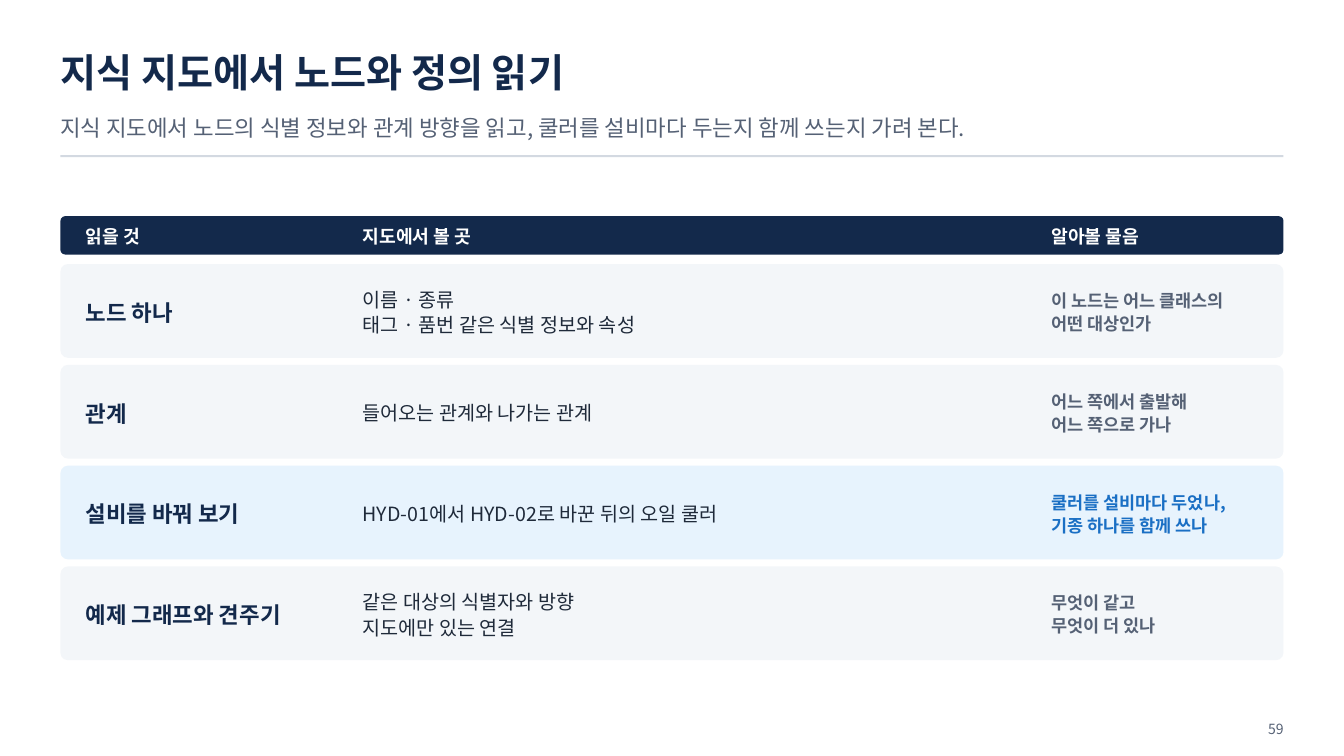
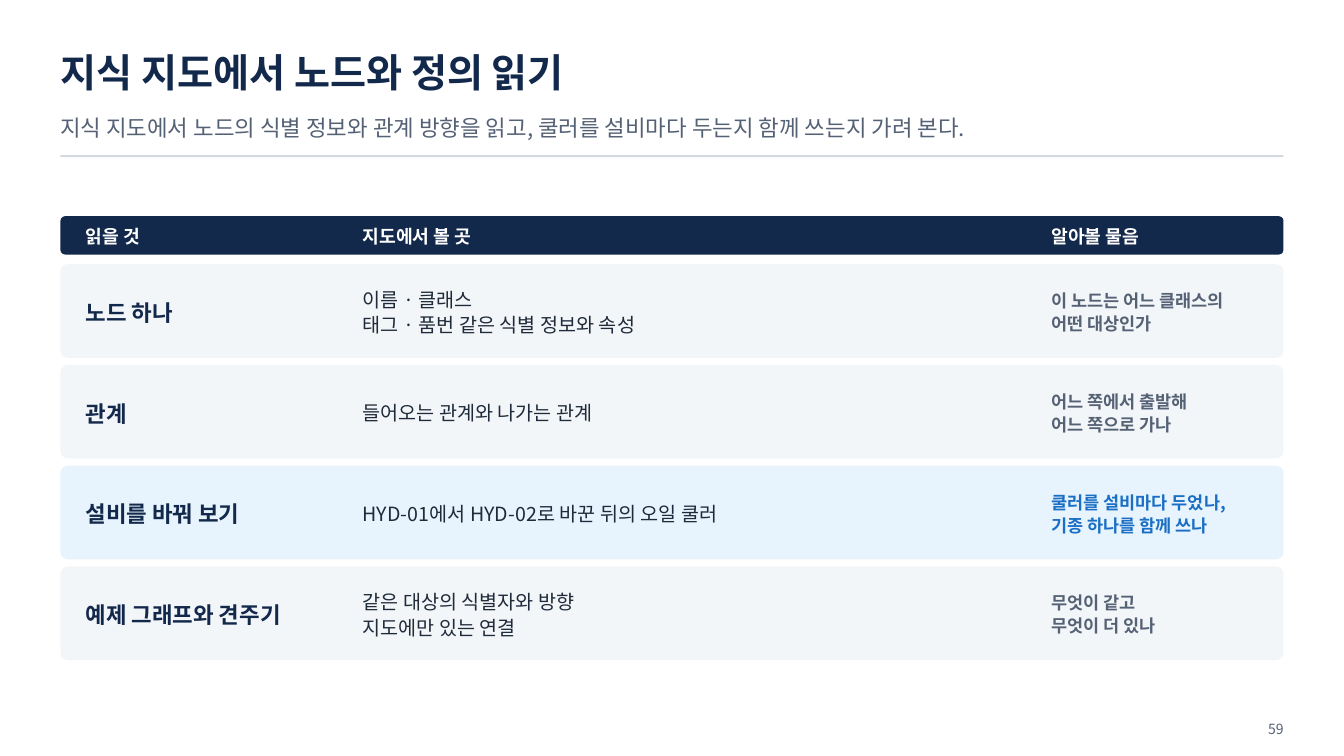
Before and after one commit to uengine-oss/hyd-iot-edu, a slide deck: slide 59 of workspace/강의제작/산출물/통합반/이론/02회차/통합반_02일차.pptx. Drawn at 1344x756 pixels with LibreOffice and Linux fonts; fonts in the diff are those of the drawing. Boxes give left, top, right and bottom in pixels: in the first picture for what was removed or moved away, otherwise in the second. Text is boxed around its words. In the diff, an @@ line names an element or a change of style, - is before the commit and + after.

```diff
--- a/workspace/강의제작/산출물/통합반/이론/02회차/통합반_02일차.pptx
+++ b/workspace/강의제작/산출물/통합반/이론/02회차/통합반_02일차.pptx
@@ text at <box>363,290,473,309</box>: text changed @@
-이름 · 종류
+이름 · 클래스
```
Also in this commit, not shown: 26 other slides changed, 23 other files.
